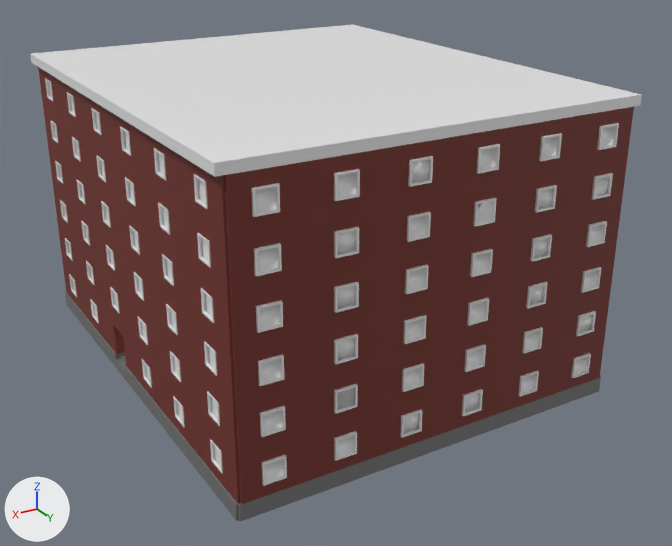
The FBX model OSB3D/Assets/Prefabs/Import/Buildings/BCS30_F06_01.fbx as it was, and as the next commit left it.
Before and after are seen from a 50 mm lens placed at (67.8, 87.5, 29.8), pointed at (39.2, 39.8, 5.9). The lights are fixed; the arrows at lower left show +X, +Y and +Z. Where no turn or scale is listed for an object, it has been applied to the vertices.

Script lines for the objects in view, before the commit:
```python
mat_frame_005 = principled_material('Frame.005')
mat_frame_005.base_color = (0.8, 0.8, 0.8)  # white #e7e7e7
mat_windowglass_005 = principled_material('WindowGlass.005')
mat_windowglass_005.base_color = (0.8, 0.8, 0.8)  # white #e7e7e7
mat_windowglass_005.roughness = 0.4
me_cube_068 = bpy.data.meshes.new('Cube.068')
me_cube_068.from_pydata(...)  # 1856 vertices, 1530 faces; spans x -12.8..12.8, y -15.0..15.2, z -9.5..9.1
me_cube_068.materials.append(mat_roof_005)  # white #e7e7e7
me_cube_068.materials.append(mat_slab_005)  # grey #727272
me_cube_068.materials.append(mat_facade_005)  # dark red #722e25
me_cube_068.materials.append(mat_frame_005)  # white #e7e7e7
me_cube_068.materials.append(mat_windowglass_005)  # white #e7e7e7
me_cube_068.materials.append(mat_door_005)  # white #e7e7e7
me_cube_068.materials.append(mat_doorknob_005)  # yellow #e7b43d
me_cube_068.materials.append(mat_stair_005)  # grey #727272
me_cube_068.materials.append(mat_doorpanel_005)  # white #e7e7e7
ob_bcs30_f06_01 = bpy.data.objects.new('BCS30_F06_01', me_cube_068)
ob_bcs30_f06_01.location = (40.0, 37.5, 9.5)
```
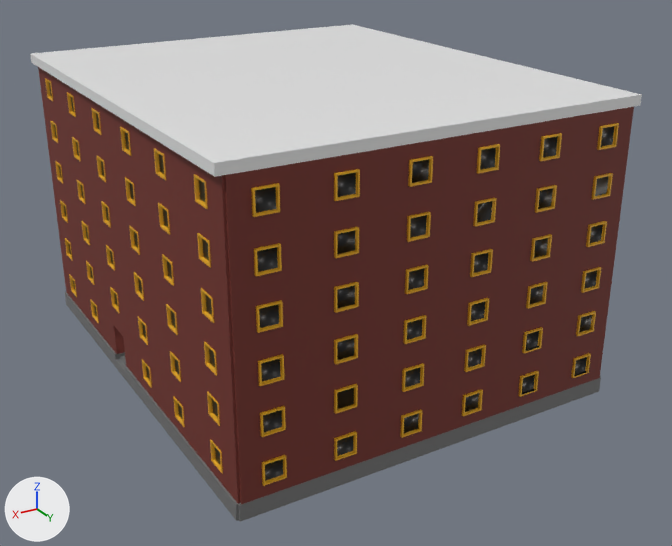
Boxes (x1, y1, x2, y2) around the edits, measured in the pictures (672 x 546 px):
'BCS30_F06_01', recoloured
    both: (42, 75, 622, 489)

Edits to the bpy script that builds the scene:
```text
Change mat_frame_005:
    mat_frame_005.base_color: (0.8, 0.8, 0.8) -> (0.8, 0.401, 0.0105)  # white #e7e7e7 -> yellow #e7aa1a
Change mat_windowglass_005:
    mat_windowglass_005.base_color: (0.8, 0.8, 0.8) -> (0.00655, 0.00655, 0.00655)  # white #e7e7e7 -> black #131313
```
